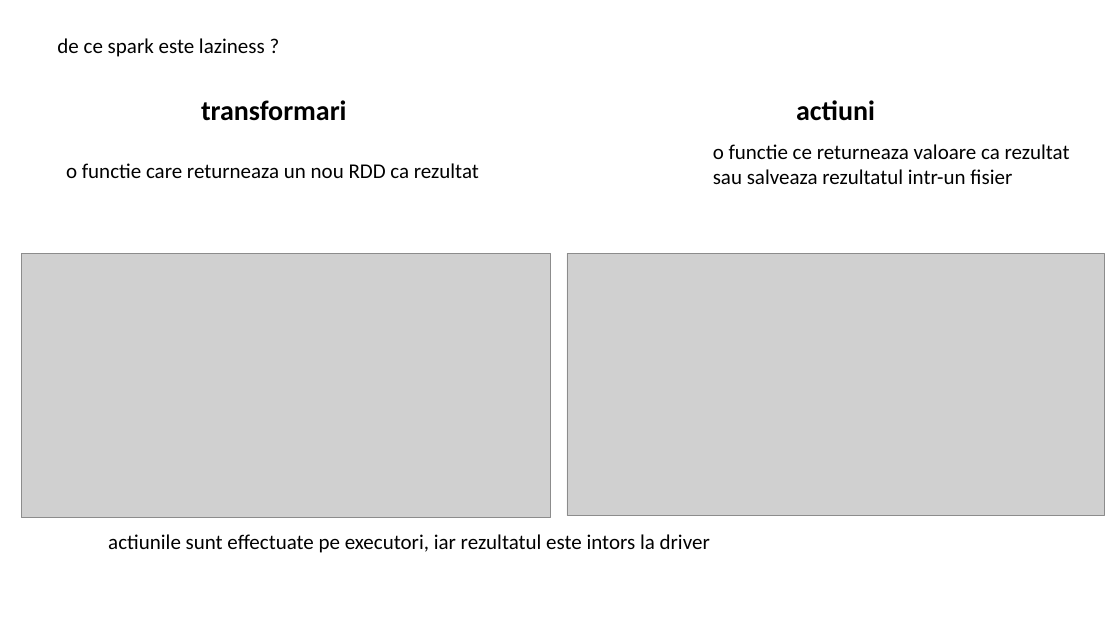
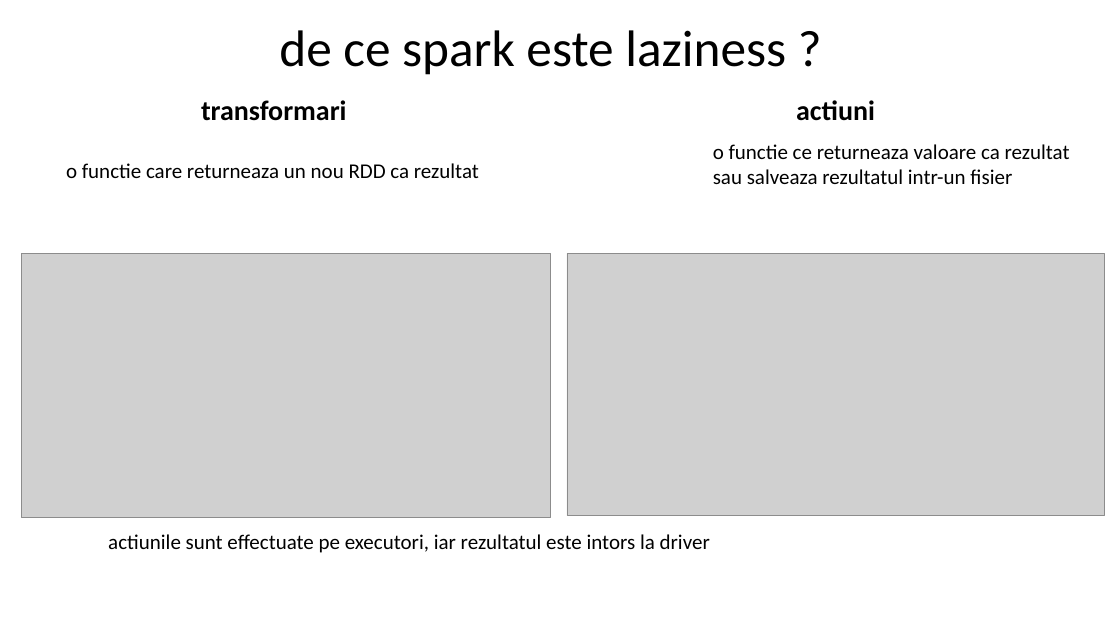
Before and after one commit to dorin-miron/MusicCl, a slide deck: slide 12 of scala-spark.pptx (slide 13 before the commit). Drawn at 1120x630 pixels with LibreOffice and Linux fonts; fonts in the diff are those of the drawing; grey boxes stand for pictures. Boxes give left, top, right and bottom in pixels: in the first picture for what was removed or moved away, otherwise in the second. Text is boxed around its words. In the diff, an @@ line names an element or a change of style, - is before the commit and + after.

```diff
--- a/scala-spark.pptx
+++ b/scala-spark.pptx
@@ text "de ce spark este laziness ...": place and size @@
-text "de ce spark este laziness ..." at (57, 38, 265, 57)
+text "de ce spark este laziness ..." at (279, 30, 786, 75)
@@ text "de ce spark este laziness ..." at (279, 30, 786, 75): size 18 to 44 pt; alignment left to centre @@
```
Also in this commit, not shown: 4 other slides changed, 8 slides added, 7 slides removed, 1 other file.
